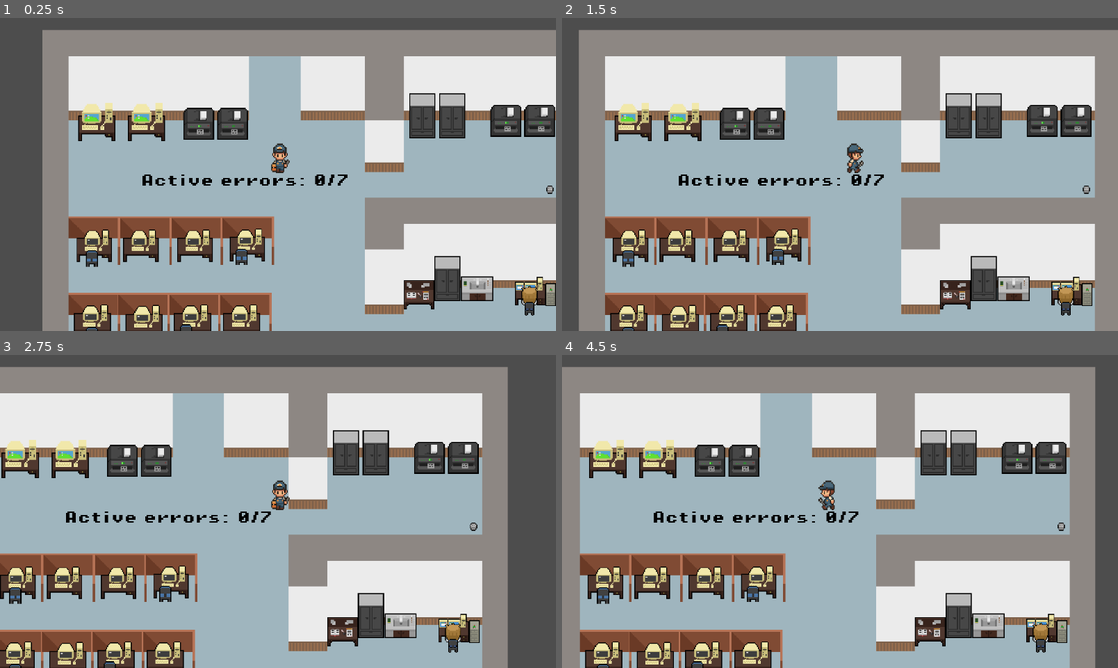
Above: before the commit, frames 1-4 (two rows, left to right).
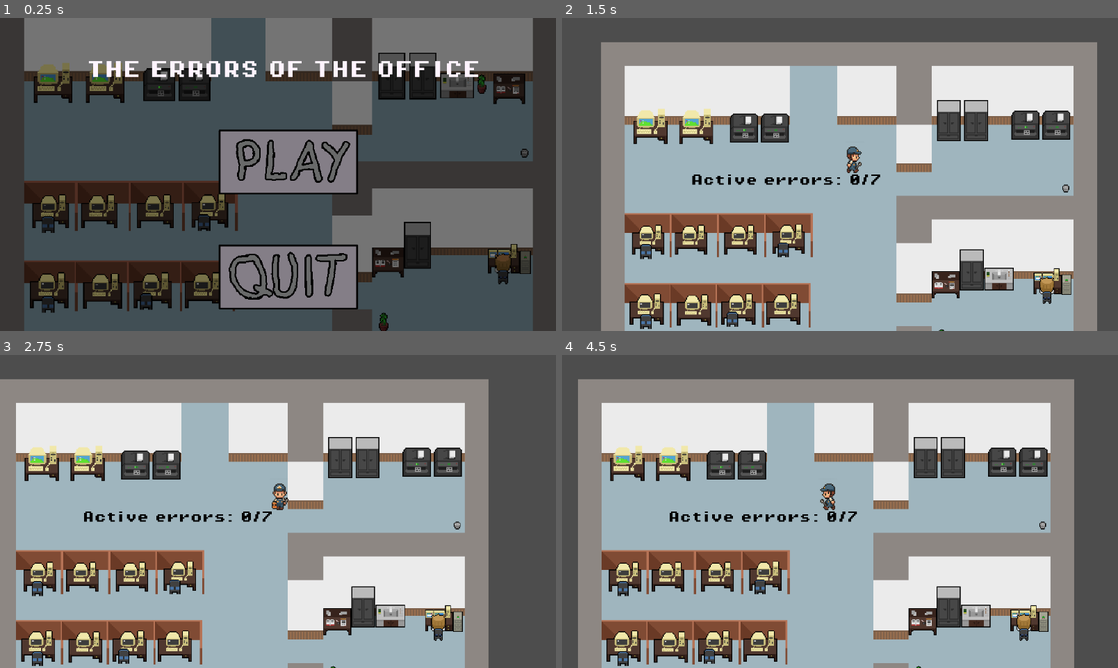
Above: after the commit, the same moments.

Repository: Lenni707/gamejam
Game: Godot game, scene res://Scenes/title_screen.tscn
Two runs of this game, one before a commit and one after it. Both use one fixed random seed, a clock stepped at 60 frames per second and the inputs below. Before the commit the project starts from res://Scenes/game.tscn.
Inputs (mouse positions are in pixels of both pictures, inside the frame that each line leads up to):
- Up to frame 1 (0.25 s): no input
- Up to frame 2 (1.5 s): click (845, 161) at 0.5 s, where only the run after the commit has a clickable "THE ERRORS OF THE OFFICE"; tap Space at 1.25 s; move the mouse to (962, 158) at 1.27 s; hold D (right) from 1.28 s (still down); hold Enter (ui_accept) from 1.28 s (still down); click (962, 158) at 1.42 s
- Up to frame 3 (2.75 s): release D (right) at 2 s; release Enter (ui_accept) at 2 s; drag from (166, 527) to (22, 583) at 2.02 s
- Up to frame 4 (4.5 s): tap Enter (ui_accept) at 2.75, 4.25 s; move the mouse to (895, 442) at 2.77 s; hold D (right) 2.78-3.5 s; hold Enter (ui_accept) 2.78-3.5 s; drag from (812, 574) to (634, 583) at 3.52 s; move the mouse to (1006, 558) at 4.27 s; hold A (left) from 4.28 s (still down); hold Enter (ui_accept) from 4.28 s (still down)

The runs differ from the first frame. In frame 1, 89% of the frame differs, in the area x 4-100%, y 0-100%; in frame 2, 39%; in frame 3, 33%; in frame 4, 38%.

Commit message:
final scene

Diff:
--- /dev/null
+++ b/Scenes/death_screen.tscn
@@ -0,0 +1,77 @@
+[gd_scene load_steps=3 format=3 uid="uid://d1nevuhfsbomg"]
+
+[ext_resource type="FontFile" uid="uid://cykpy8xitxqbn" path="res://Assets/fonts/PixelOperator8-Bold.ttf" id="1_8hps1"]
+[ext_resource type="Script" uid="uid://b7jajob6jqb3j" path="res://scripts/death_screen.gd" id="1_rwas2"]
+
+[node name="death_screen" type="Control"]
+layout_mode = 3
+anchors_preset = 0
+offset_right = 40.0
+offset_bottom = 40.0
+script = ExtResource("1_rwas2")
+
+[node name="ColorRect" type="ColorRect" parent="."]
+layout_mode = 0
+offset_right = 1269.0
+offset_bottom = 665.0
+color = Color(0, 0, 0, 1)
+
+[node name="Label" type="Label" parent="."]
+offset_left = 226.0
+offset_top = 175.0
+offset_right = 622.0
+offset_bottom = 194.0
+scale = Vector2(2.015, 2.015)
+theme_override_colors/font_color = Color(1, 0.956863, 1, 1)
+theme_override_fonts/font = ExtResource("1_8hps1")
+text = "You couldnt save the office."
+
+[node name="Label2" type="Label" parent="."]
+offset_left = 260.0
+offset_top = 238.0
+offset_right = 656.0
+offset_bottom = 257.0
+scale = Vector2(2.015, 2.015)
+theme_override_colors/font_color = Color(1, 0.956863, 1, 1)
+theme_override_fonts/font = ExtResource("1_8hps1")
+text = "But still kept it going for:"
+
+[node name="Label3" type="Label" parent="."]
+offset_left = 485.0
+offset_top = 304.0
+offset_right = 881.0
+offset_bottom = 323.0
+scale = Vector2(2.015, 2.015)
+theme_override_colors/font_color = Color(1, 0.956863, 1, 1)
+theme_override_fonts/font = ExtResource("1_8hps1")
+text = "xx.min"
+
+[node name="Label4" type="Label" parent="."]
+offset_left = 356.0
+offset_top = 402.0
+offset_right = 752.0
+offset_bottom = 421.0
+scale = Vector2(2.015, 2.015)
+theme_override_colors/font_color = Color(1, 0.956863, 1, 1)
+theme_override_fonts/font = ExtResource("1_8hps1")
+text = "thats impressive..."
+
+[node name="Label5" type="Label" parent="."]
+offset_left = 499.0
+offset_top = 458.0
+offset_right = 599.0
+offset_bottom = 477.0
+scale = Vector2(2.015, 2.015)
+theme_override_colors/font_color = Color(1, 0.956863, 1, 1)
+theme_override_fonts/font = ExtResource("1_8hps1")
+text = "i guess"
+
+[node name="Label6" type="Label" parent="."]
+offset_left = 601.0
+offset_top = 605.0
+offset_right = 945.0
+offset_bottom = 624.0
+scale = Vector2(1.74, 1.74)
+theme_override_colors/font_color = Color(1, 0.956863, 1, 1)
+theme_override_fonts/font = ExtResource("1_8hps1")
+text = "Press space to try again"
--- a/Scenes/game.tscn
+++ b/Scenes/game.tscn
@@ -4454,11 +4454,11 @@
 [node name="Camera2D" type="Camera2D" parent="player"]
 rotation = 3.14159
 scale = Vector2(0.338931, -1.29611)
-zoom = Vector2(1.67, 1.67)
+zoom = Vector2(1.53, 1.53)
 limit_left = -450
-limit_top = -320
+limit_top = -280
 limit_right = 450
-limit_bottom = 320
+limit_bottom = 280
 limit_smoothed = true
 position_smoothing_enabled = true
 position_smoothing_speed = 10.17
@@ -4473,10 +4473,6 @@
 position = Vector2(-199, 28)
 game_scenes = Array[PackedScene]([ExtResource("19_iivbl"), ExtResource("20_7nbq1"), ExtResource("20_exi56")])
 
-[node name="Computer4" parent="alarms" instance=ExtResource("15_nb51f")]
-position = Vector2(-126, 28)
-game_scenes = Array[PackedScene]([ExtResource("19_iivbl"), ExtResource("20_7nbq1"), ExtResource("20_exi56")])
-
 [node name="Computer5" parent="alarms" instance=ExtResource("15_nb51f")]
 position = Vector2(-64, 28)
 game_scenes = Array[PackedScene]([ExtResource("19_iivbl"), ExtResource("20_7nbq1"), ExtResource("20_exi56")])
@@ -4487,10 +4483,6 @@
 
 [node name="Computer7" parent="alarms" instance=ExtResource("15_nb51f")]
 position = Vector2(-255, 124)
-game_scenes = Array[PackedScene]([ExtResource("19_iivbl"), ExtResource("20_7nbq1"), ExtResource("20_exi56")])
-
-[node name="Computer8" parent="alarms" instance=ExtResource("15_nb51f")]
-position = Vector2(-191, 124)
 game_scenes = Array[PackedScene]([ExtResource("19_iivbl"), ExtResource("20_7nbq1"), ExtResource("20_exi56")])
 
 [node name="Computer9" parent="alarms" instance=ExtResource("15_nb51f")]
--- a/project.godot
+++ b/project.godot
@@ -11,7 +11,7 @@
 [application]
 
 config/name="gamejam"
-run/main_scene="uid://wflja766b8ma"
+run/main_scene="uid://bi5j0vahrcwrl"
 config/features=PackedStringArray("4.4", "Forward Plus")
 config/icon="res://icon.svg"
 
--- /dev/null
+++ b/scripts/death_screen.gd
@@ -0,0 +1,5 @@
+extends Control
+
+func _process(delta: float) -> void:
+	if Input.is_action_just_pressed("ui_accept"):
+		get_tree().change_scene_to_file("res://Scenes/title_screen.tscn")
--- a/scripts/game.gd
+++ b/scripts/game.gd
@@ -12,11 +12,9 @@
 	alarms = {
 		"Computer1": $alarms/Computer1,
 		"Computer2": $alarms/Computer2,
-		"Computer3":$alarms/Computer4,
 		"Computer4":$alarms/Computer5,
 		"Computer5":$alarms/Computer6,
 		"Computer6":$alarms/Computer7,
-		"Computer7":$alarms/Computer8,
 		"Computer8":$alarms/Computer9,
 		"Computer9":$alarms/Computer10,
 		"Computer10":$alarms/Computer11,
--- a/scripts/timing_game.gd
+++ b/scripts/timing_game.gd
@@ -1,7 +1,7 @@
 extends Control
 signal finished(success: bool)
 
-var spawn_interval := 1.2
+var spawn_interval := 0.7
 var note_speed := 300.0
 var note_size := Vector2(16, 16)
 
@@ -66,10 +66,10 @@
 	timer.start()
 
 func _process(delta: float) -> void:
-	label.text = str(counter) + "/10"
+	label.text = str(counter) + "/7"
 	if counter < 0:
 		counter = 0
-	if counter == 10:
+	if counter == 7:
 		emit_signal("finished", true)
 	for n in notes_root.get_children():
 		if n is Control:
Not shown, added: scripts/death_screen.gd.uid
